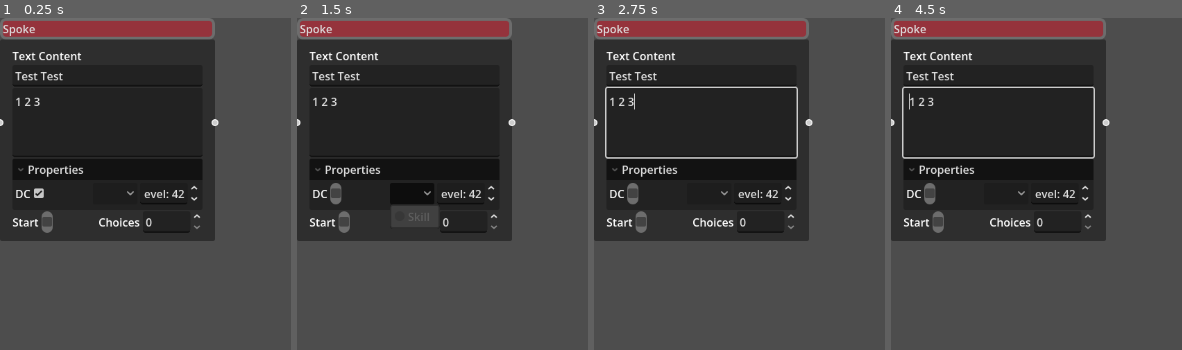
Above: before the commit, frames 1-4 (left to right).
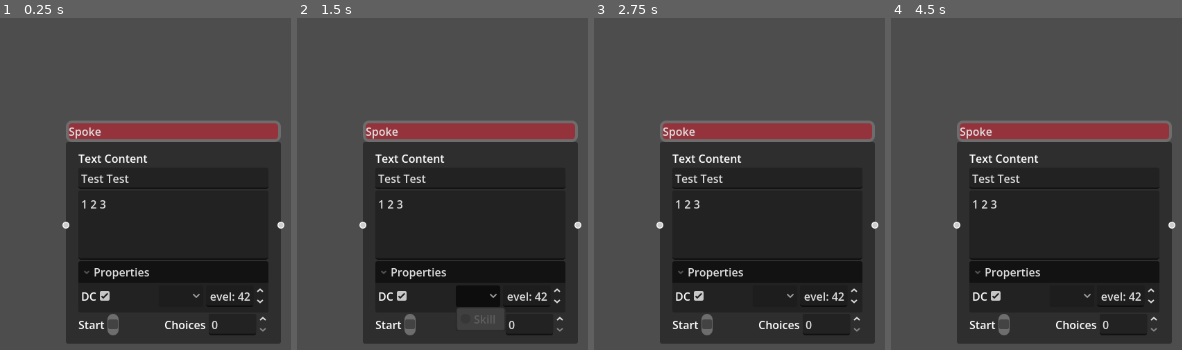
Above: after the commit, the same moments.

Repository: Roboticy3/Louder
Game: Godot game, scene res://demos/load_save_hub/load_save_hub.tscn
Same seed, same stepped clock (60 frames per second), same inputs: the game is played once before the commit and once after it. This scene is started directly instead of the project's main scene.
Inputs (mouse positions are in pixels of both pictures, inside the frame that each line leads up to; where the layout moved, square brackets give the same spot in the first picture):
- Up to frame 1 (0.25 s): no input
- Up to frame 2 (1.5 s): click (334, 193) at 0.52 s; click (477, 296) [413, 193] at 1.25 s
- Up to frame 3 (2.75 s): tap Enter at 2 s; move the mouse to (701, 124) at 2.02 s; hold Up (ui_up) from 2.03 s (still down); click (701, 124) at 2.17 s
- Up to frame 4 (4.5 s): tap Space at 2.75, 4.25 s; move the mouse to (1129, 263) at 2.77 s; release Up (ui_up) at 2.78 s; hold Down (ui_down) 2.78-3.53 s; tap Enter at 3.5 s; move the mouse to (outside the picture) at 3.52 s; hold Up (ui_up) from 3.53 s (still down); move the mouse to (outside the picture) at 4.27 s; click (outside the picture) at 4.42 s

The runs differ from the first frame. In frame 1, 66% of the frame differs, in the area x 0-98%, y 0-98%; in frame 2, 66%; in frame 3, 66%; in frame 4, 66%.

Commit message:
deserialization properly stores node positions and connections

Diff:
--- a/scripts/hub.gd
+++ b/scripts/hub.gd
@@ -19,6 +19,7 @@
 	res.speaker = speaker.text
 	res.text_content = text_content.text
 	res.dc_enabled = dc_check.button_pressed
+	res.position_offset = position_offset
 
 	var idx := dc_skill_option.selected
 	res.dc_skill = dc_skill_option.get_item_text(idx) if idx >= 0 else ""
@@ -29,8 +30,6 @@
 
 	for c in choices_logic.choices:
 		res.choices.append(c.text)
-
-	res.metadata["position"] = position
 
 	return res
 
@@ -53,10 +52,6 @@
 	for i in res.choices.size():
 		choices_logic.choices[i].text = res.choices[i]
 
-	var p = res.metadata.get("position")
-	position = p if p else Vector2.ZERO
-
-
 func _ready() -> void:
 	choices_logic.choices_changed.connect(_on_choices_changed)
 	_on_choices_changed()
--- a/scripts/hub_resource.gd
+++ b/scripts/hub_resource.gd
@@ -7,6 +7,7 @@
 @export var dc_level: int
 @export var start_enabled: bool
 @export var choices: PackedStringArray
+@export var position_offset: Vector2
 @export var metadata:Dictionary[String, Variant]
 
 func _to_string() -> String:
--- a/scripts/project_manager.gd
+++ b/scripts/project_manager.gd
@@ -34,12 +34,29 @@
 
 	var conversation := ConversationResource.new()
 
+	var hub_list: Array[Node] = []
 	for child in editor.get_children():
 		if child is CustomGraphHub:
 			conversation.hubs.append(child.export())
+			hub_list.append(child)
 
-
-	conversation.connections = editor.connections
+	conversation.connections = []
+	for c in editor.connections:
+		var from_idx := -1
+		var to_idx := -1
+		for i in range(hub_list.size()):
+			if hub_list[i].name == c.from_node:
+				from_idx = i
+			if hub_list[i].name == c.to_node:
+				to_idx = i
+		if from_idx >= 0 and to_idx >= 0:
+			conversation.connections.append({
+				"from_hub": from_idx,
+				"from_port": c.from_port,
+				"to_hub": to_idx,
+				"to_port": c.to_port,
+				"keep_alive": c.get("keep_alive", false)
+			})
 
 	current_project_path = path
 	current_project_changed.emit()
@@ -67,21 +84,35 @@
 		current_project_path = path
 		current_project_changed.emit()
 
+	var hubs_created: Array[CustomGraphHub] = []
 	for hub_resource in conversation.hubs:
 		var hub := HUB_SCENE.instantiate()
+		hub.position_offset = hub_resource.position_offset
 		editor.add_child(hub)
 		hub.hub_resource = hub_resource
 		hub.owner = editor.owner
+		hubs_created.append(hub)
 
 	for edge in conversation.connections:
-		#{
-			#from_node: StringName,
-			#from_port: int,
-			#to_node: StringName,
-			#to_port: int,
-			#keep_alive: bool
-		#}
-		editor.connect_node(edge["from_node"], edge["from_port"], edge["to_node"], edge["to_port"], edge["keep_alive"])
+		if edge.has("from_hub"):
+			var from_idx := edge["from_hub"] as int
+			var to_idx := edge["to_hub"] as int
+			if from_idx >= 0 and from_idx < hubs_created.size() and to_idx >= 0 and to_idx < hubs_created.size():
+				editor.connect_node(
+					hubs_created[from_idx].name,
+					edge["from_port"],
+					hubs_created[to_idx].name,
+					edge["to_port"],
+					edge.get("keep_alive", false)
+				)
+		else:
+			editor.connect_node(
+				edge["from_node"],
+				edge["from_port"],
+				edge["to_node"],
+				edge["to_port"],
+				edge.get("keep_alive", false)
+			)
 
 	print("loaded conversation from ", path, " with ", conversation.hubs.size(), " hubs and ", conversation.connections.size(), " edges!")
 
